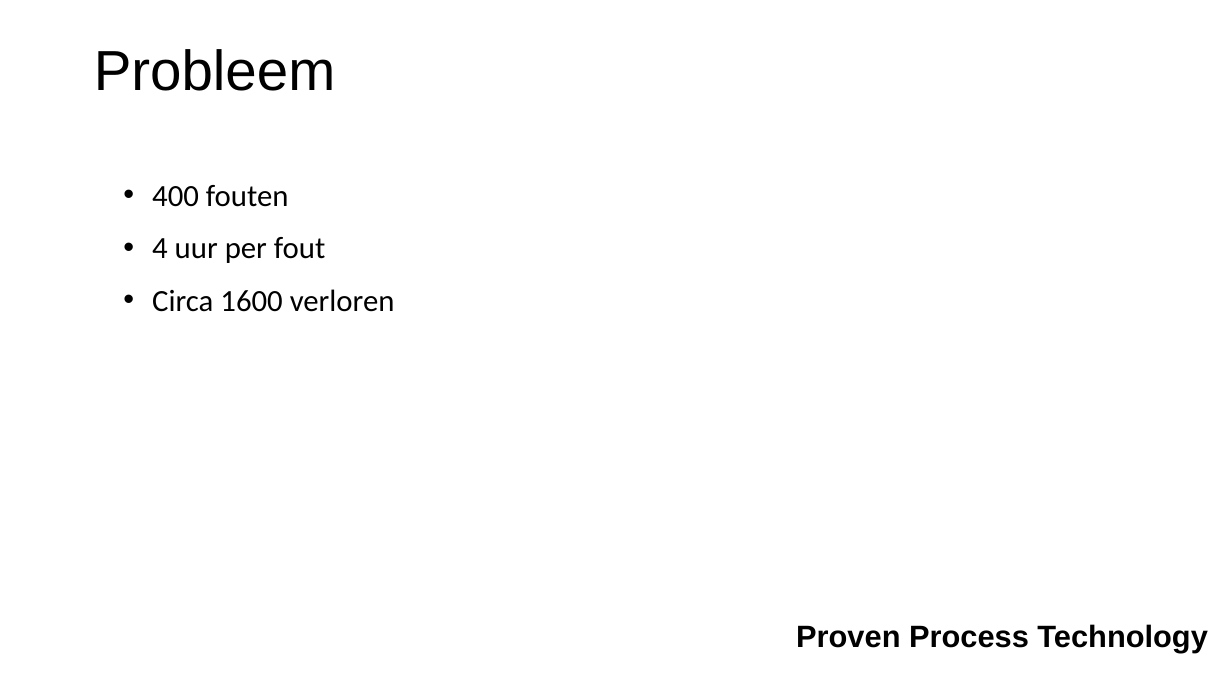
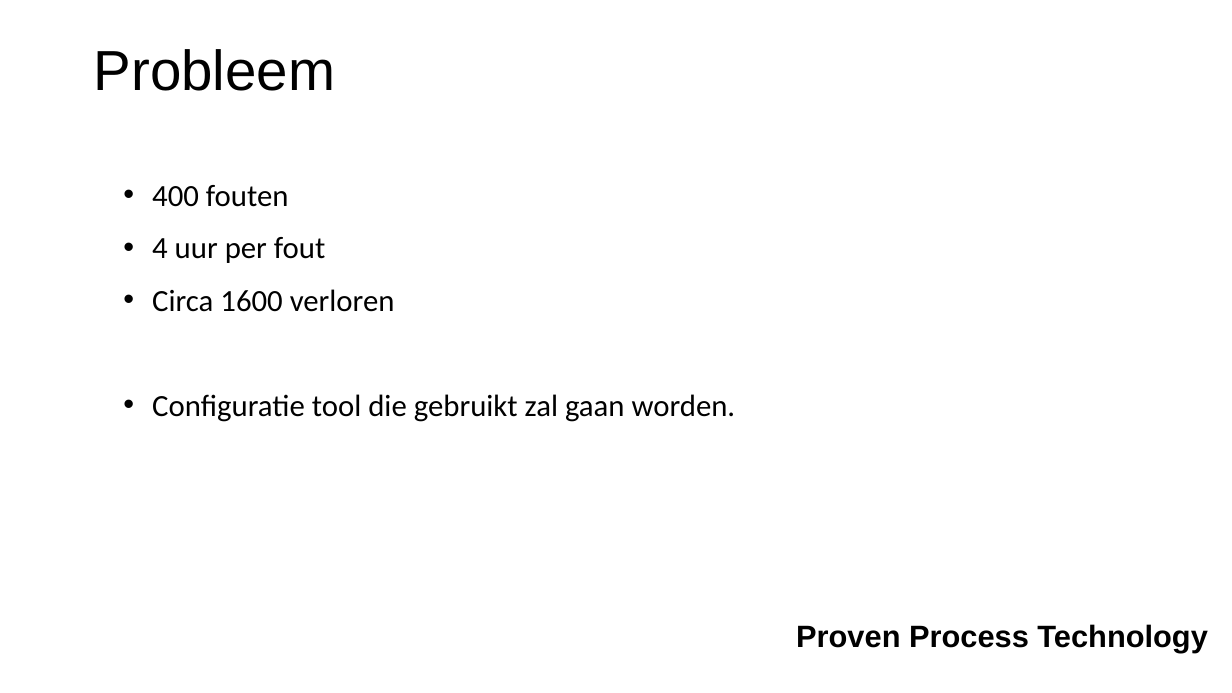
Before and after one commit to Kenozakesy/POC_MVVM, a slide deck: slide 2 of Werkzaamheden.pptx. Drawn at 1232x693 pixels with LibreOffice and Linux fonts; fonts in the diff are those of the drawing; background and template pictures are left out. Boxes give left, top, right and bottom in pixels: in the first picture for what was removed or moved away, otherwise in the second. Text is boxed around its words. In the diff, an @@ line names an element or a change of style, - is before the commit and + after.

```diff
--- a/Werkzaamheden.pptx
+++ b/Werkzaamheden.pptx
@@ text added at bbox=[152, 394, 736, 422], 24 pt, text #000000 @@
+• Configuratie tool die gebruikt zal gaan worden.
```
Also in this commit, not shown: 2 other slides changed, 1 slide added, 1 slide removed.
